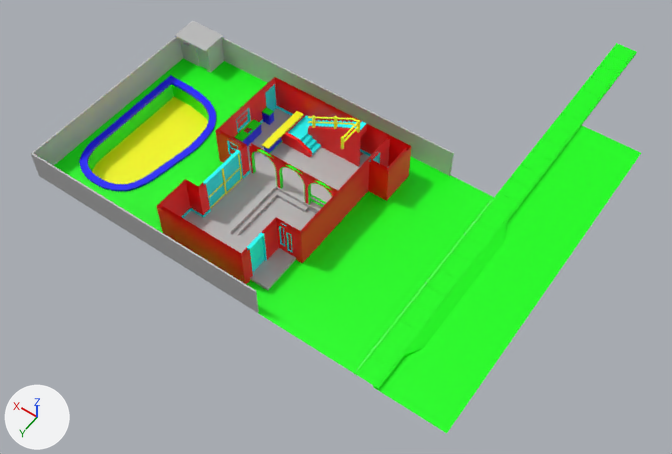
Two versions of the FBX model Assets/Mesh/Escenario/estructura-piso1.fbx, one commit apart.
Before and after are seen from a 50 mm camera at (-23.1, 29.4, 42.0) aimed at (-2.5, 0.5, -3.4). The axes (+X, +Y, +Z) are drawn at lower left. The lights are the same throughout. Where no turn or scale is listed for an object, it has been applied to the vertices. Vertices at the same position are counted once.

The first picture shows 'arcos', 'borde_piscina', 'gradas', 'pared_principal', 'paredes_exteras', 'piso_casa', 'piso_exterior', 'piso_piscina', 'pista', 'puerta_sala_1', 'puerta_sala_2', 'veredas'.
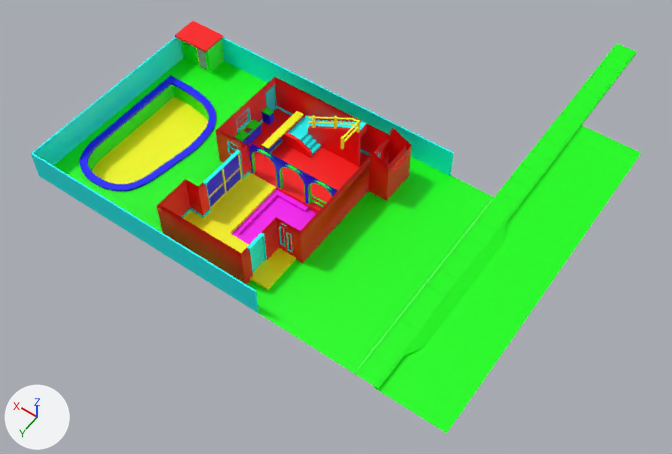
Boxes (x1, y1, x2, y2) around the edits, measured in the pictures (672 x 454 px; the box of a moved part takes in the faces that stretch with it):
'pared_principal', reshaped: before (157, 77, 411, 284); after (157, 77, 412, 284)
part 1 of me_mesh_011, cut back: (180, 42, 186, 60) in both
part 2 of me_mesh_011, recoloured: (31, 37, 454, 313) in both
part 3 of me_mesh_011, recoloured (grey to red): (175, 21, 223, 53) in both
part 4 of me_mesh_011, recoloured: (180, 39, 224, 73) in both
part 5 of me_mesh_006, recoloured (red to blue): (249, 143, 338, 204) in both
part 6 of me_mesh_008, moved or reshaped: (240, 197, 316, 242) in both
part 7 of me_mesh_008, recoloured (grey to yellow): (183, 173, 296, 290) in both
part 8 of me_mesh_008, recoloured (grey to red): (247, 108, 370, 214) in both
part 9 of me_mesh_008, recoloured (grey to pink): (232, 189, 309, 244) in both
part 10 of me_mesh_009, recoloured (cyan to blue): (223, 155, 241, 191) in both
part 11 of me_mesh_010, recoloured (cyan to blue): (207, 170, 225, 206) in both
part 12 of me_mesh_016, built on: before (369, 136, 411, 175); after (369, 128, 412, 200)

The change, as a diff of the scene's bpy script:
```diff
--- a/Assets/Mesh/Escenario/estructura-piso1.fbx.py
+++ b/Assets/Mesh/Escenario/estructura-piso1.fbx.py
@@ me_mesh_010 @@
 me_mesh_010.from_pydata(...)  # 32 vertices, 26 faces; spans x -0.02..0.02, y -0.76..0.76, z -1.18..1.18
+# me_mesh_010 part 11: all 6 faces that had it switch from mat_cyan (cyan #00ffff) to mat_blue (blue #0000ff)
 me_mesh_010.materials.append(mat_yellow)
@@ me_mesh_016 @@
-me_mesh_016.from_pydata(...)  # 583 vertices, 494 faces; spans x -5.25..4.76, y -3.2..8.7, z -0.4..2.4
+me_mesh_016.from_pydata(...)  # 619 vertices, 522 faces; spans x -5.25..4.76, y -3.2..8.7, z -0.4..3.15
+# me_mesh_016 part 12: 4 vertices removed from x -5.25..-5.05, y -3.2..-0.8, z 2.4; 40 vertices added at x -5.25..-3.9, y -3.2..-0.8, z -0.4..3.15
 me_mesh_016.materials.append(mat_cyan)
@@ me_mesh_006 @@
 me_mesh_006.from_pydata(...)  # 468 vertices, 392 faces; spans x -3.75..2.45, y 1.99..2.21, z 0.0..2.4
+# me_mesh_006 part 5: all 60 faces that had it switch from mat_red (red #ff0000) to mat_blue (blue #0000ff)
 me_mesh_006.materials.append(mat_green)
@@ me_mesh_008 @@
 # verts and faces of me_mesh_008; kept vertices keep their numbers, new ones are numbered from 108
-me_mesh_008.from_pydata(...)  # 108 vertices, 94 faces; spans x -10.65..0.25, y -1.17..10.56, z -0.6..0.2
+me_mesh_008.from_pydata(...)  # 110 vertices, 94 faces; spans x -10.65..0.25, y -1.17..10.56, z -0.6..0.2
+# me_mesh_008 part 6
+delete_vertices([54, 55, 63])  # with the faces that use them
+verts[56] = (-3.05, 7.41, -0.19)  # moved
+for new, old in zip([*range(108, 112)], [57, 59, 61, 62]): verts[new] = verts[old] + (0.0, 0.0, 0.41)
+verts[112] = (-7.7, 4.16, -0.19)  # pixel (312, 211)
+faces += [(108, 109, 110, 112), (56, 108, 112, 111), (57, 59, 109, 108), (59, 61, 110, 109), (56, 111, 62, 58), (56, 64, 65, 108)]  # mat_magenta (pink #ff00ff)
+faces += [(57, 108, 65, 67)]  # mat_magenta (pink #ff00ff)
+# me_mesh_008 part 7: 16 faces spanning x -9.1..-1.95, y 4.16..10.56, z -0.2..0.2 switch from mat_lambert1 (grey #bcbcbc) to mat_yellow (yellow #ffff00)
+# me_mesh_008 part 8: 31 faces spanning x -10.65..0.25, y -1.17..4.16, z -0.2..0.2 switch from mat_lambert1 (grey #bcbcbc) to mat_red (red #ff0000)
+# me_mesh_008 part 9: 23 faces spanning x -7.9..-3.05, y 4.16..8.41, z -0.6..0.0 switch from mat_lambert1 (grey #bcbcbc) to mat_magenta (pink #ff00ff)
+me_mesh_008.materials.append(mat_blue)  # blue #0000ff
@@ me_mesh_009 @@
 me_mesh_009.from_pydata(...)  # 32 vertices, 26 faces; spans x -0.02..0.02, y -0.76..0.76, z -1.18..1.18
+# me_mesh_009 part 10: all 6 faces that had it switch from mat_cyan (cyan #00ffff) to mat_blue (blue #0000ff)
 me_mesh_009.materials.append(mat_yellow)
@@ me_mesh_011 @@
-me_mesh_011.from_pydata(...)  # 103 vertices, 102 faces; spans x -18.8..1.2, y -0.7..13.7, z -1.0..1.1
+me_mesh_011.from_pydata(...)  # 105 vertices, 89 faces; spans x -18.8..1.2, y -0.7..13.7, z -1.0..1.1
+# me_mesh_011 part 1
+# 19 faces are deleted
+# 2 vertices are added at (1.2, 0.8, 1.0), (1.2, 0.8, -1.0)
+# 6 new faces join them, mat_green (green #00ff00)
+# me_mesh_011 part 2: 12 faces spanning x -18.8..1.2, y -0.7..13.7, z -1.0..1.0 switch from mat_lambert1 (grey #bcbcbc) to mat_cyan (cyan #00ffff)
+# me_mesh_011 part 3: 6 faces spanning x -1.4..1.2, y -0.7..1.1, z 1.0..1.1 switch from mat_lambert1 (grey #bcbcbc) to mat_red (red #ff0000)
+# me_mesh_011 part 4: 53 faces spanning x -1.2..1.2, y -0.7..0.8, z -1.0..1.0 switch from mat_lambert1 (grey #bcbcbc) to mat_green (green #00ff00)
+me_mesh_011.materials.append(mat_yellow)  # yellow #ffff00
```
